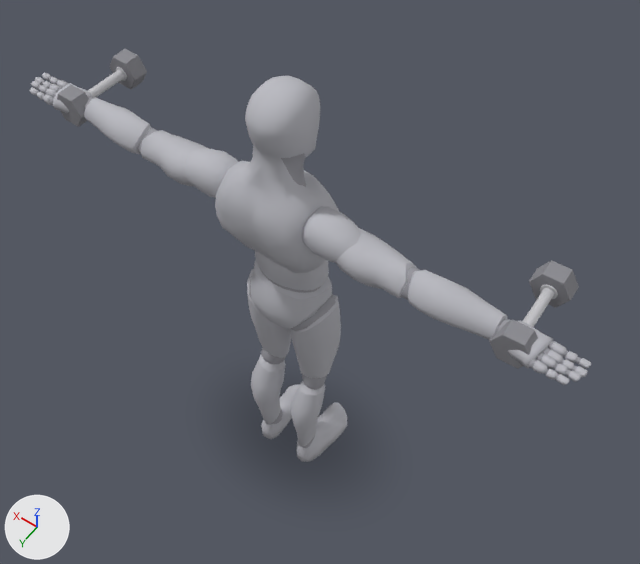
Two versions of the glTF model app/src/main/assets/mannequins/db_lateral_raise.glb, one commit apart.
One viewpoint serves both versions: a 50 mm lens placed at (-1.12, 1.4, 3.31), pointed at (-0.05, -0.1, 0.95). The axes (+X, +Y, +Z) are drawn at lower left. The lights are the same throughout. The older version comes first.

The first picture shows 'body', 'body_1', 'dumbbell_l_2', 'dumbbell_l_4', 'dumbbell_r_2', 'dumbbell_r_4' and 4 more.
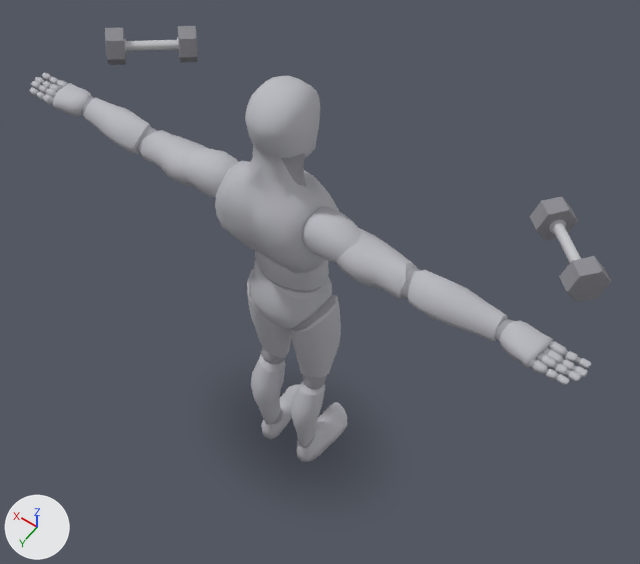
ob_dumbbell_r is not drawn itself; it is the parent of ob_dumbbell_r_0, ob_dumbbell_r_1, ob_dumbbell_r_2, ob_dumbbell_r_3, ob_dumbbell_r_4.
ob_dumbbell_l is not drawn itself; it is the parent of ob_dumbbell_l_0, ob_dumbbell_l_1, ob_dumbbell_l_2, ob_dumbbell_l_3, ob_dumbbell_l_4.

Boxes [x1, y1, x2, y2] around the edits, measured in the pictures (640 x 564 px):
'dumbbell_r_2', moved, turned
    before: [489, 320, 538, 369]
    after: [559, 256, 611, 302]
'dumbbell_r_4', moved, turned
    before: [529, 260, 579, 308]
    after: [530, 196, 578, 240]
'dumbbell_l_4', moved, turned
    before: [109, 49, 147, 89]
    after: [178, 26, 198, 63]
'dumbbell_l_2', moved, turned
    before: [57, 85, 89, 127]
    after: [105, 28, 127, 65]
'dumbbell_r_0', moved, turned
    before: [523, 288, 554, 327]
    after: [552, 223, 581, 263]
'dumbbell_l_0', moved, turned
    before: [88, 70, 124, 98]
    after: [126, 40, 178, 51]
'dumbbell_r_3', moved, turned
    before: [540, 285, 558, 299]
    after: [549, 220, 566, 233]
'dumbbell_l_3', moved, turned
    before: [116, 67, 127, 81]
    after: [177, 37, 179, 52]
'dumbbell_l_1', moved, turned (not visible before)
    after: [124, 39, 127, 54]

The change, as a diff of the scene's bpy script:
```diff
--- a/app/src/main/assets/mannequins/db_lateral_raise.glb.py
+++ b/app/src/main/assets/mannequins/db_lateral_raise.glb.py
@@ ob_dumbbell_r @@
 ob_dumbbell_r.parent = ob_dumbbells
-ob_dumbbell_r.location = (-0.78, -0.0407, 1.425)
-ob_dumbbell_r.rotation_euler = (-0.0166, 0.0171, -1.537)  # degrees (-1, 1, -88)
+ob_dumbbell_r.location = (-0.76, -0.266, 1.46)
+ob_dumbbell_r.rotation_euler = (3.035, 0.0808, -0.774)  # degrees (174, 4.6, -44)
@@ ob_dumbbell_l @@
 ob_dumbbell_l.parent = ob_dumbbells
-ob_dumbbell_l.location = (0.78, -0.0407, 1.425)
-ob_dumbbell_l.rotation_euler = (-0.0177, 0.0171, -1.605)  # degrees (-1, 1, -92)
+ob_dumbbell_l.location = (0.76, -0.266, 1.46)
+ob_dumbbell_l.rotation_euler = (0.107, 3.062, 0.774)  # degrees (6.1, 175, 44)
```
